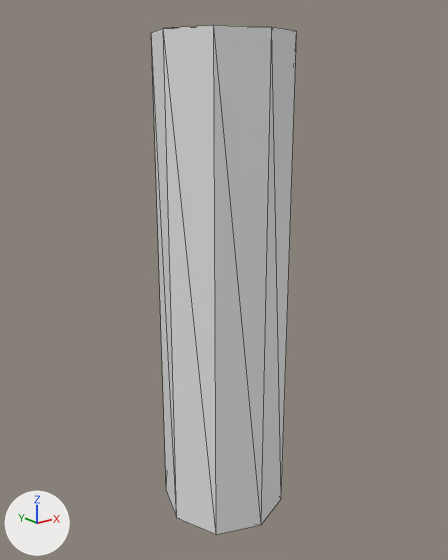
The OBJ model Resources/Rod/rod.obj: old version first, new version second.
Both versions are drawn from a 50 mm camera at (-0.92, -1.153, 0.487) aimed at (0.006, 0.005, 0.024). Lighting does not change. The marker at lower left points along +X, +Y and +Z. Mesh edges are drawn as thin lines. Where no turn or scale is listed for an object, it has been applied to the vertices.
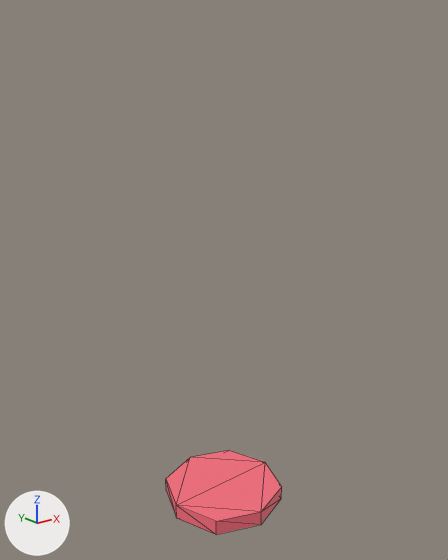
The newer file is also turned or shifted as a whole; pictures and numbers use the older file's frame.

Diff of the bpy script that builds the scene:
```diff
--- a/Resources/Rod/rod.obj.py
+++ b/Resources/Rod/rod.obj.py
@@ img_rod_png @@
+img_rod_png = load_image('rod.png', 'rod.png', 1024, 1024, 'sRGB')
@@ mat_material @@
 mat_material = principled_material('Material')
-mat_material.base_color = (0.8, 0.8, 0.8)  # white #e7e7e7
+mat_material.texture = img_rod_png
@@ me_cube @@
 me_cube.from_pydata(...)  # 16 vertices, 28 faces; spans x -0.157..0.157, y -0.157..0.157, z -0.6..0.6
 # used by ob_cube; location = (0.0, 0.0, 0.0)
+# me_cube part 1: the whole mesh is scaled about its middle by (1, 1, 0.0333), then moved by (0.0, 0.0, -0.58)
 me_cube.materials.append(mat_material)
```

What differs and where, as boxes [x1, y1, x2, y2] in the pictures (448 x 560 px):
'Cube', surface changed, mesh rescaled (grey to red, 20% narrower, 83% shorter)
    before: [151, 25, 297, 534]
    after: [166, 450, 282, 534]
